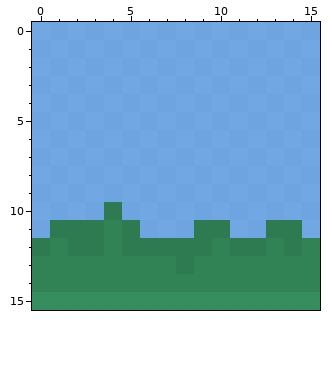
Two states of a pixel-art sprite, res/com/kingdomtile/tile/water_04.png. This is how it looked before the edit.
The file is 16x16 pixels.
Once edited:
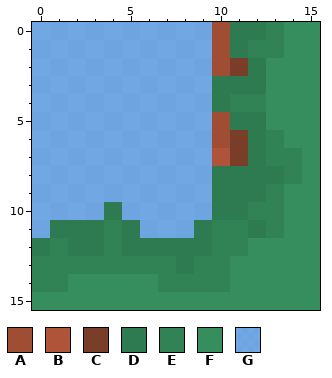
Palette (. is transparent): A #a04e33  B #af5438  C #7a3d27  D #2e7a51  E #318255  F #368e5f  G #589de8c8
Changes in this commit:
y 0: x 10..15 GGGGGG -> ADDEFF
y 1: x 10..15 GGGGGG -> ADEEFF
y 2: x 10..15 GGGGGG -> ACDFFF
y 3: x 10..15 GGGGGG -> DDDFFF
y 4: x 10..15 GGGGGG -> DEEFFF
y 5: x 10..15 GGGGGG -> ADDFFF
y 6: x 10..15 GGGGGG -> ACDEFF
y 7: x 10..15 GGGGGG -> BCDEEF
y 8: x 10..15 GGGGGG -> DDDDEF
y 9: x 10..15 GGGGGG -> DDDEFF
y 10: x 10..15 GGGGGG -> DDEEFF
y 11: x 10..15 DGGDDG -> EEDEFF
y 12: x 11..15 DDEDE -> EFFFF
y 13: x 11..15 EEEEE -> FFFFF
y 14: x 2..6 EEEEE -> FFFFF; x 11..15 EEEEE -> FFFFF
Boxes around the changes in both pictures, in picture pixels (x1, y1, x2, y2):
changed: (68, 22, 320, 292)
